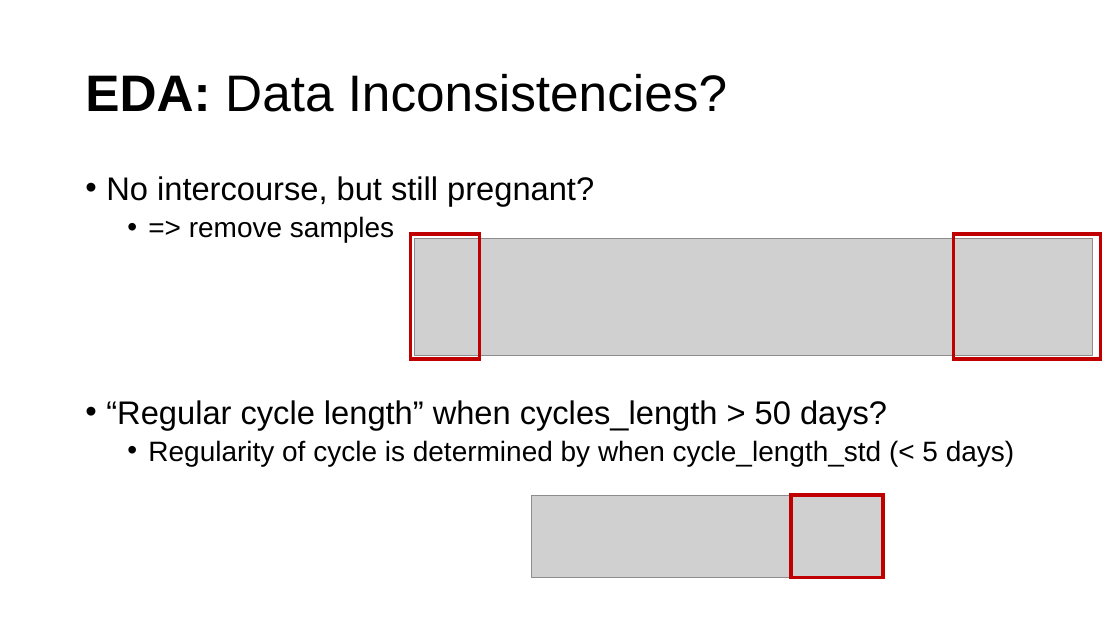
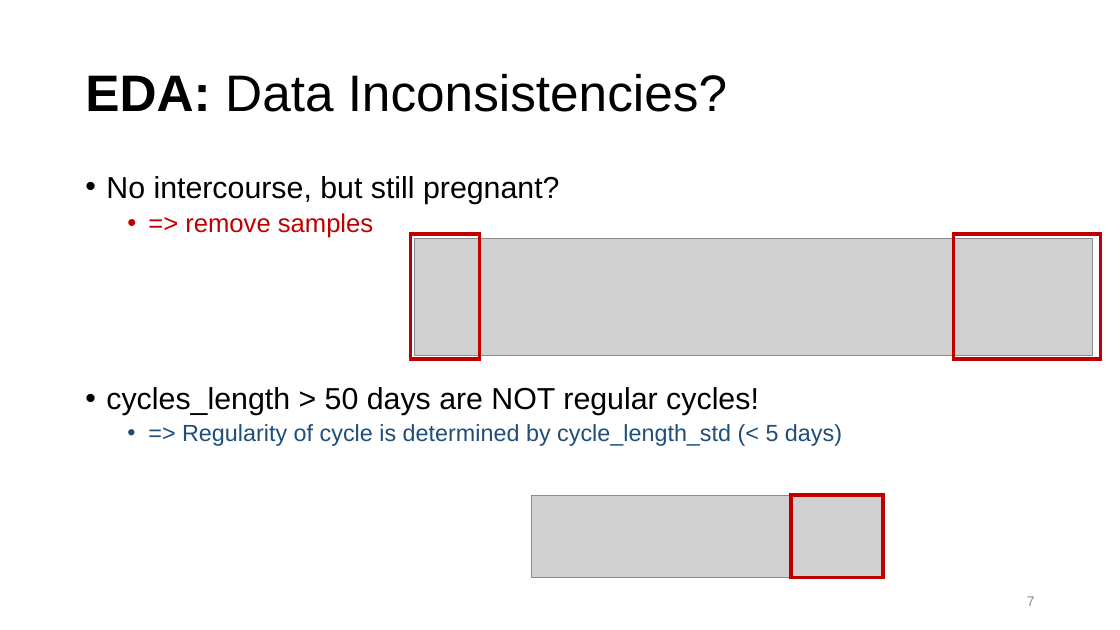
Before and after one commit to JeroenBuil/natural-cycles-assignment, a slide deck: slide 7 of reports/Natural Cycles - Assignment Report - Jeroen Buil.pptx. Drawn at 1120x630 pixels with LibreOffice and Linux fonts; fonts in the diff are those of the drawing; grey boxes stand for pictures. Boxes give left, top, right and bottom in pixels: in the first picture for what was removed or moved away, otherwise in the second. Text is boxed around its words. In the diff, an @@ line names an element or a change of style, - is before the commit and + after.

```diff
--- a/reports/Natural Cycles - Assignment Report - Jeroen Buil.pptx
+++ b/reports/Natural Cycles - Assignment Report - Jeroen Buil.pptx
@@ text at (106,176,560,238): size 28 to 26 pt in "No intercourse, but still pregnant?"; size 24 to 22 pt, text colour #000000 to #C00000 in "=> remove samples" @@
@@ text at (106,387,842,446): text changed; size 24 to 20 pt; text colour #000000 to #1F4E79 @@
-• “Regular cycle length” when cycles_length > 50 days?
-  • Regularity of cycle is determined by when cycle_length_std (< 5 days)
+• cycles_length > 50 days are NOT regular cycles!
+  • => Regularity of cycle is determined by cycle_length_std (< 5 days)
@@ page number added at (1027,596,1035,606), 12 pt, text #8C8C8C @@
+7
```
Also in this commit, not shown: 21 other slides changed, 1 slide added, 1 slide removed, 2 other files.
